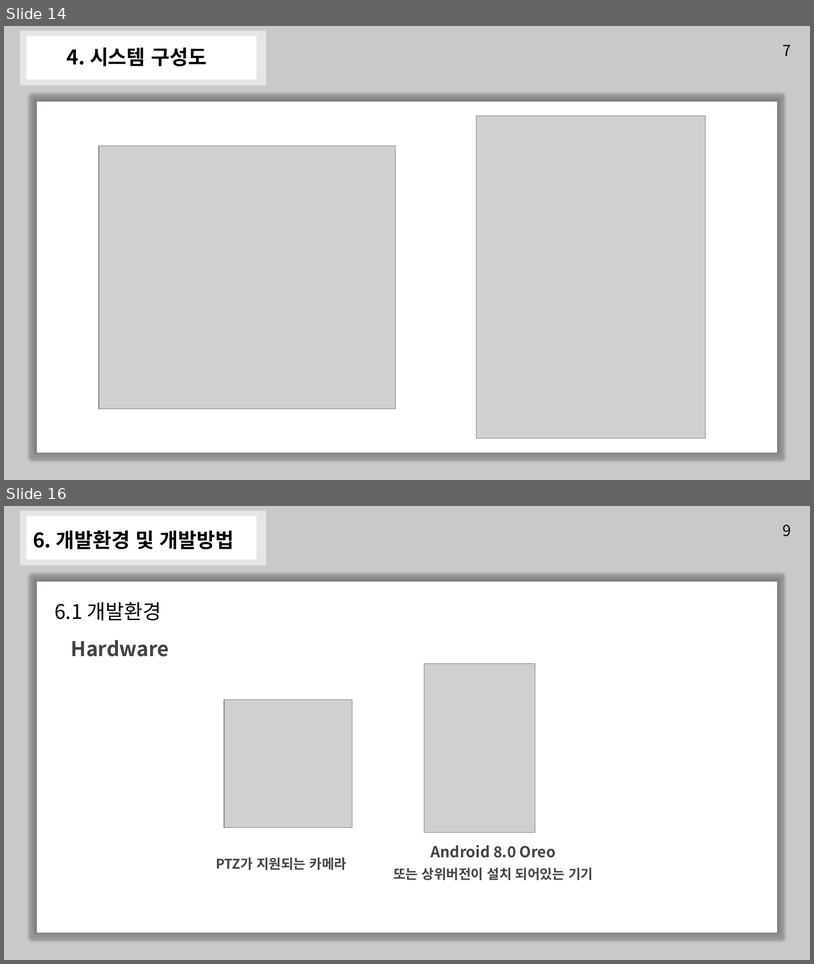
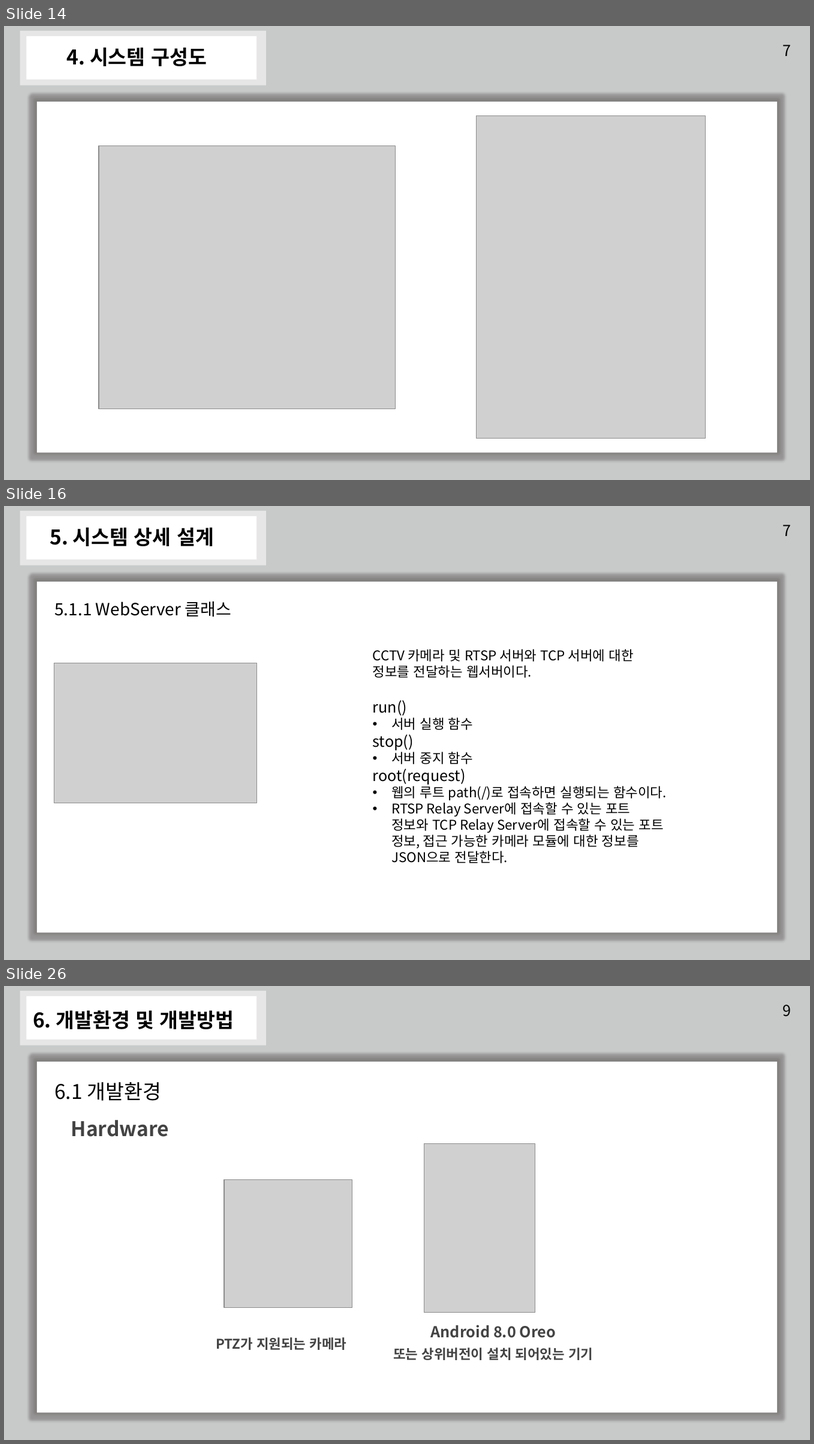
Before and after one commit to TeamGym/CapstonDesign2022-A, a slide deck: Documentation/종합설계_2차_설계서_발표.pptx. Shown one above the other, each under a label of ours: slides 14 and 16 before the commit, slides 14, 16 and 26 after it; the slides between them are not shown. The pictures are 814x964 and 814x1444 pixels, drawn with LibreOffice and Linux fonts; fonts in the diff are those of the drawing; grey boxes stand for pictures. Boxes give left, top, right and bottom in pixels: in the first picture for what was removed or moved away, otherwise in the second. Text is boxed around its words. In the diff, an @@ line names an element or a change of style, - is before the commit and + after.

```diff
--- a/Documentation/종합설계_2차_설계서_발표.pptx
+++ b/Documentation/종합설계_2차_설계서_발표.pptx
@@ slide 16 added at (4, 506, 810, 960), background #FFFFFF @@
@@ rectangle added at (4, 506, 810, 960), fill #C8CACA @@
@@ rectangle added at (20, 511, 266, 565), fill #E7E6E6 @@
@@ rectangle added at (26, 516, 257, 559), fill #FFFFFF, 18 pt, text #FFFFFF @@
+ㅠ
@@ text added at (50, 527, 214, 546), 24 pt, text #000000, bold @@
+5. 시스템 상세 설계
@@ text added at (783, 525, 791, 536), 18 pt, text #000000 @@
+7
@@ rectangle added at (36, 582, 777, 933), fill #FFFFFF @@
@@ text added at (54, 601, 231, 617), 20 pt, text #000000 @@
+5.1.1 WebServer 클래스
@@ text added at (373, 649, 667, 863), 16 pt, text #000000 @@
+CCTV 카메라 및 RTSP 서버와 TCP 서버에 대한 정보를 전달하는 웹서버이다.
+run()
+• 서버 실행 함수
+stop()
+• 서버 중지 함수
+root(request)
+• 웹의 루트 path(/)로 접속하면 실행되는 함수이다.
+• RTSP Relay Server에 접속할 수 있는 포트 정보와 TCP Relay Server에 접속할 수 있는 포트 정보, 접근 가능한 카메라 모듈에 대한 정보를 JSON으로 전달한다.
@@ picture added at (54, 663, 256, 802) @@
@@ what was slide 16 is now slide 26 @@
```
Also in this commit, not shown: 1 slide changed, 9 other slides added, 1 other file.
